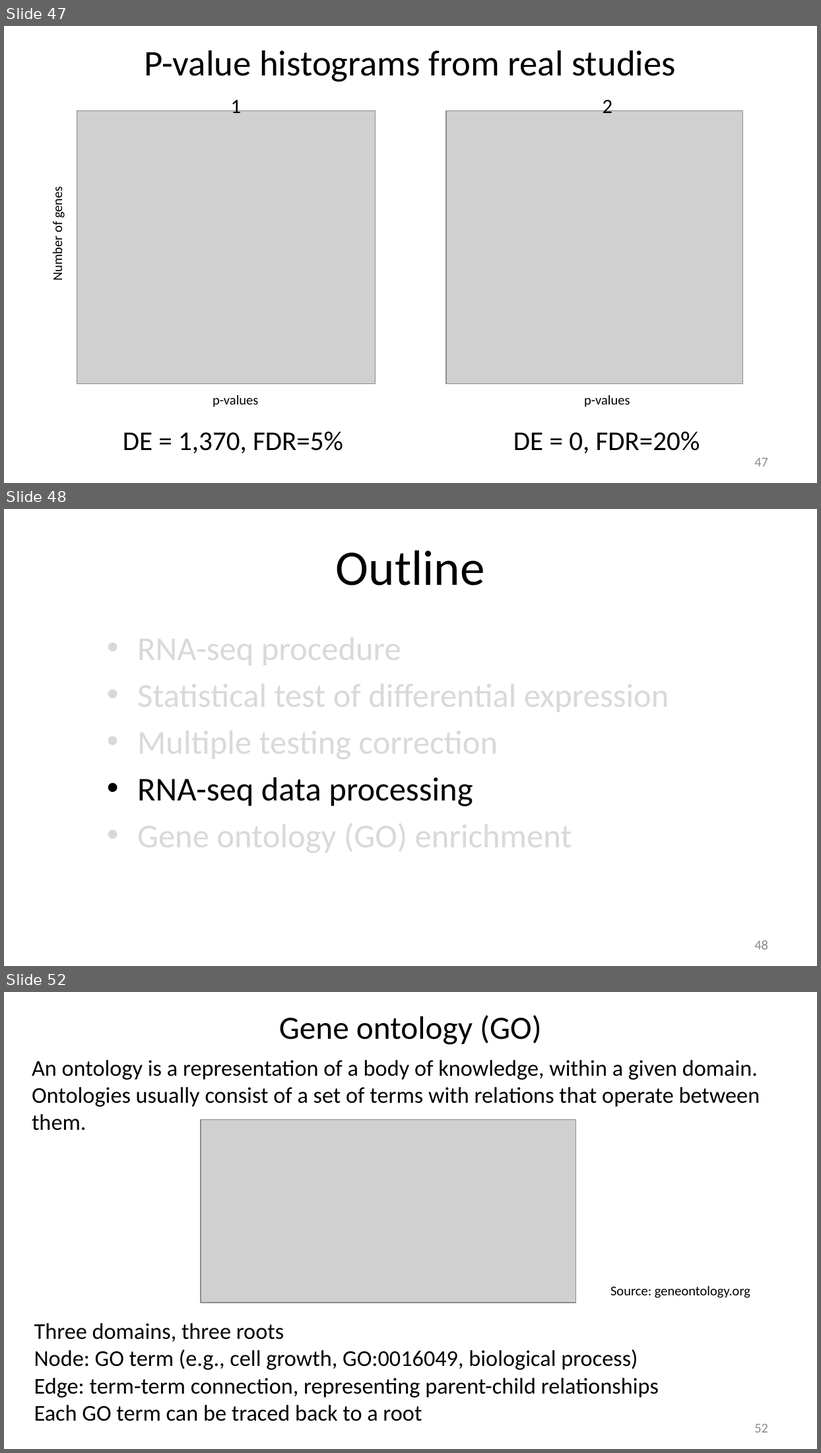
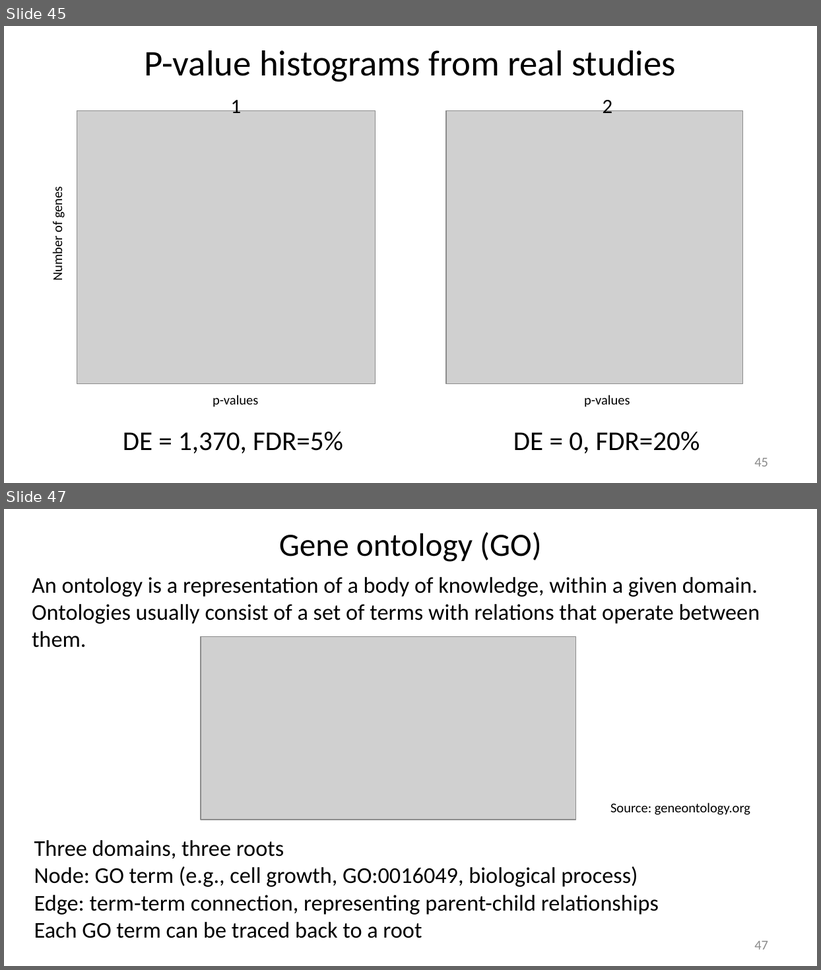
Before and after one commit to liu3zhenlab/teaching, a slide deck: RNA-Seq-Workshop/2026/lectures/IGF26_RNA-seq.pptx. Shown one above the other, each under a label of ours: slides 47, 48 and 52 before the commit, slides 45 and 47 after it; the slides between them are not shown. The pictures are 821x1453 and 821x970 pixels, drawn with LibreOffice and Linux fonts; fonts in the diff are those of the drawing; grey boxes stand for pictures. Boxes give left, top, right and bottom in pixels: in the first picture for what was removed or moved away, otherwise in the second. Text is boxed around its words. In the diff, an @@ line names an element or a change of style, - is before the commit and + after.

```diff
--- a/RNA-Seq-Workshop/2026/lectures/IGF26_RNA-seq.pptx
+++ b/RNA-Seq-Workshop/2026/lectures/IGF26_RNA-seq.pptx
@@ slide 48 removed at [4, 509, 817, 966], background #FFFFFF @@
@@ title removed at [336, 550, 485, 586] @@
-Outline
@@ text removed at [137, 628, 669, 857] @@
-• RNA-seq procedure
-• Statistical test of differential expression
-• Multiple testing correction
-• RNA-seq data processing
-• Gene ontology (GO) enrichment
@@ page number removed at [754, 941, 768, 950] @@
-48
@@ what was slide 47 is now slide 45 @@
@@ page number at [754, 458, 768, 467]: text changed @@
-47
+45
@@ what was slide 52 is now slide 47 @@
@@ page number at [754, 941, 768, 950]: text changed @@
-52
+47
```
Also in this commit, not shown: 18 slides changed.
